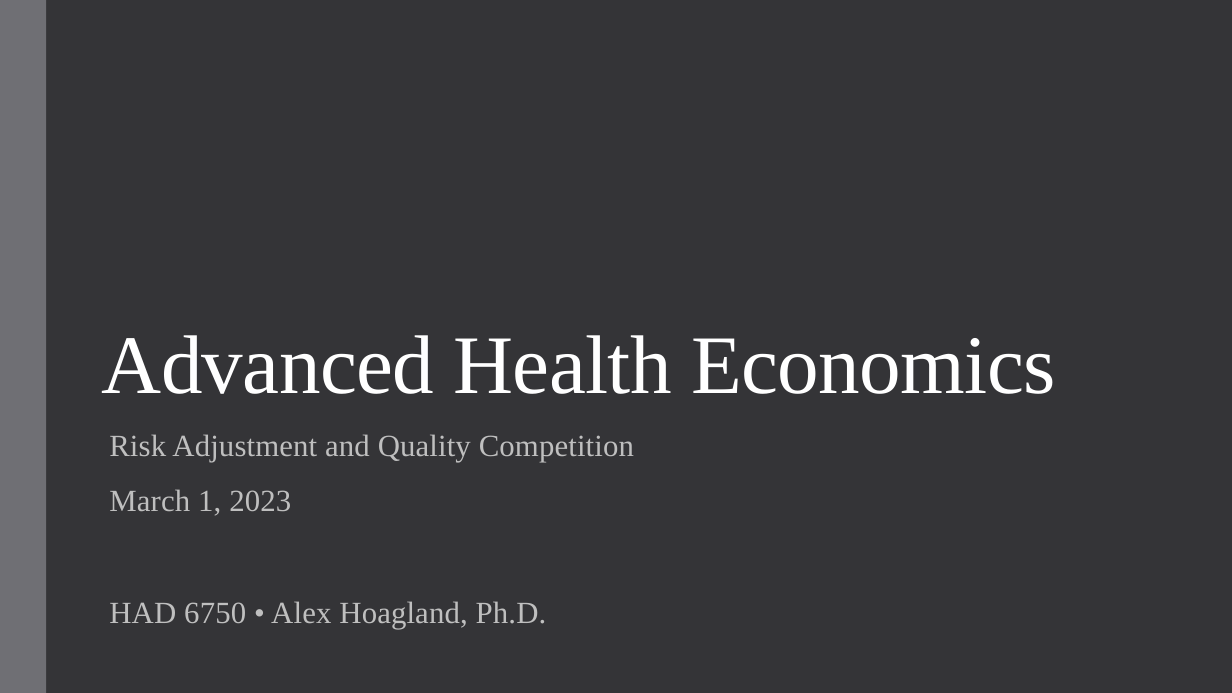
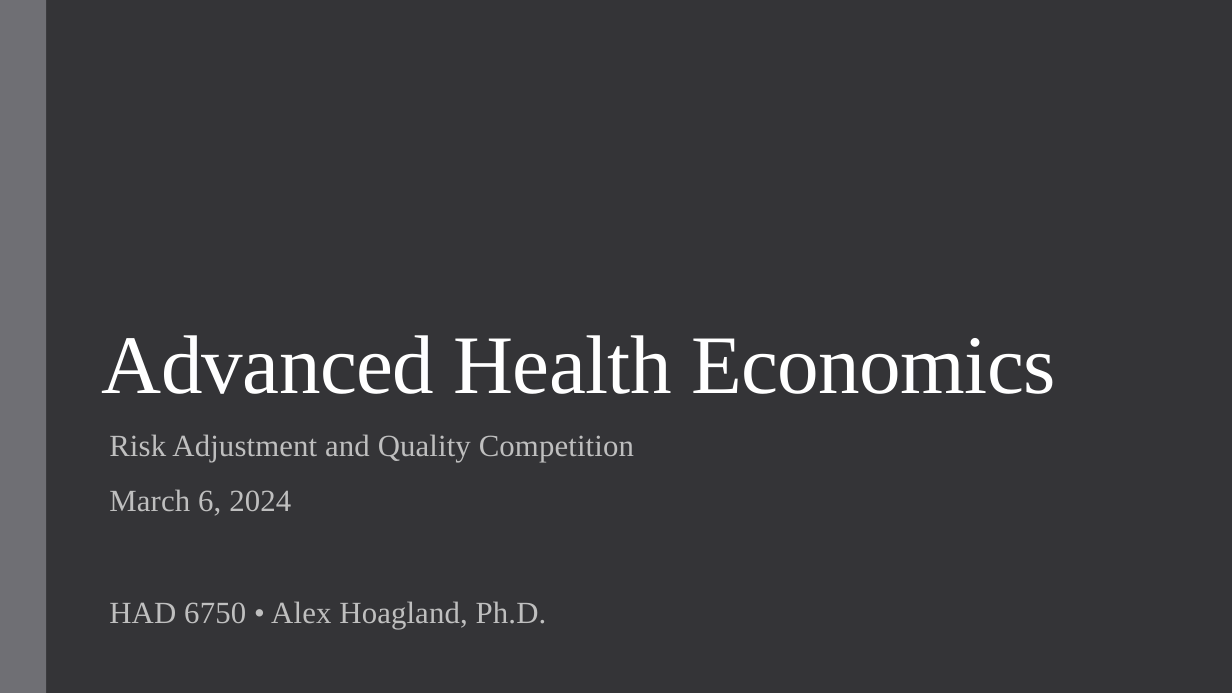
Before and after one commit to alex-hoagland/HAD6750H, a slide deck: slide 1 of Lecture07_QualityCompetition/Slides_RA_QualityCompetition_2023W.pptx. Drawn at 1232x693 pixels with LibreOffice and Linux fonts; fonts in the diff are those of the drawing. Boxes give left, top, right and bottom in pixels: in the first picture for what was removed or moved away, otherwise in the second. Text is boxed around its words. In the diff, an @@ line names an element or a change of style, - is before the commit and + after.

```diff
--- a/Lecture07_QualityCompetition/Slides_RA_QualityCompetition_2023W.pptx
+++ b/Lecture07_QualityCompetition/Slides_RA_QualityCompetition_2023W.pptx
@@ subtitle at [109, 489, 291, 516]: text changed @@
-March 1, 2023
+March 6, 2024
```
Also in this commit, not shown: 1 other slide changed, 9 other files.
